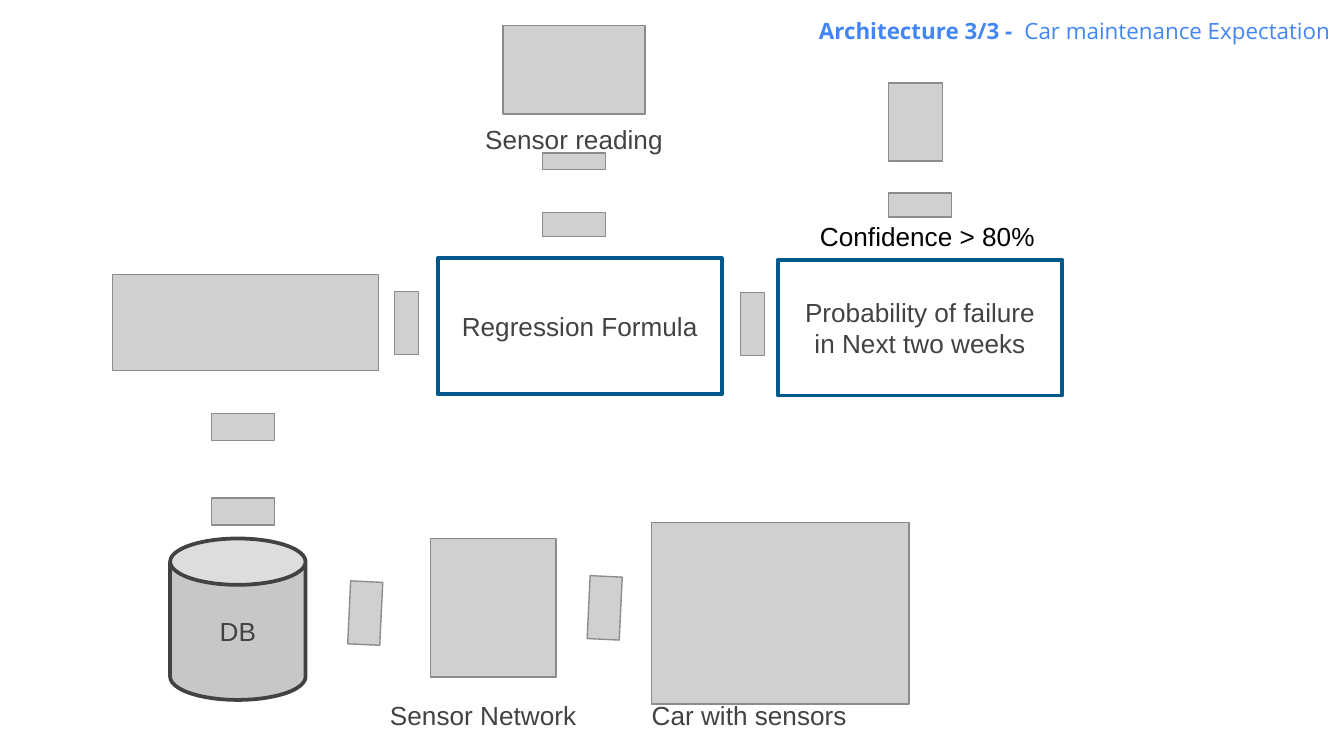
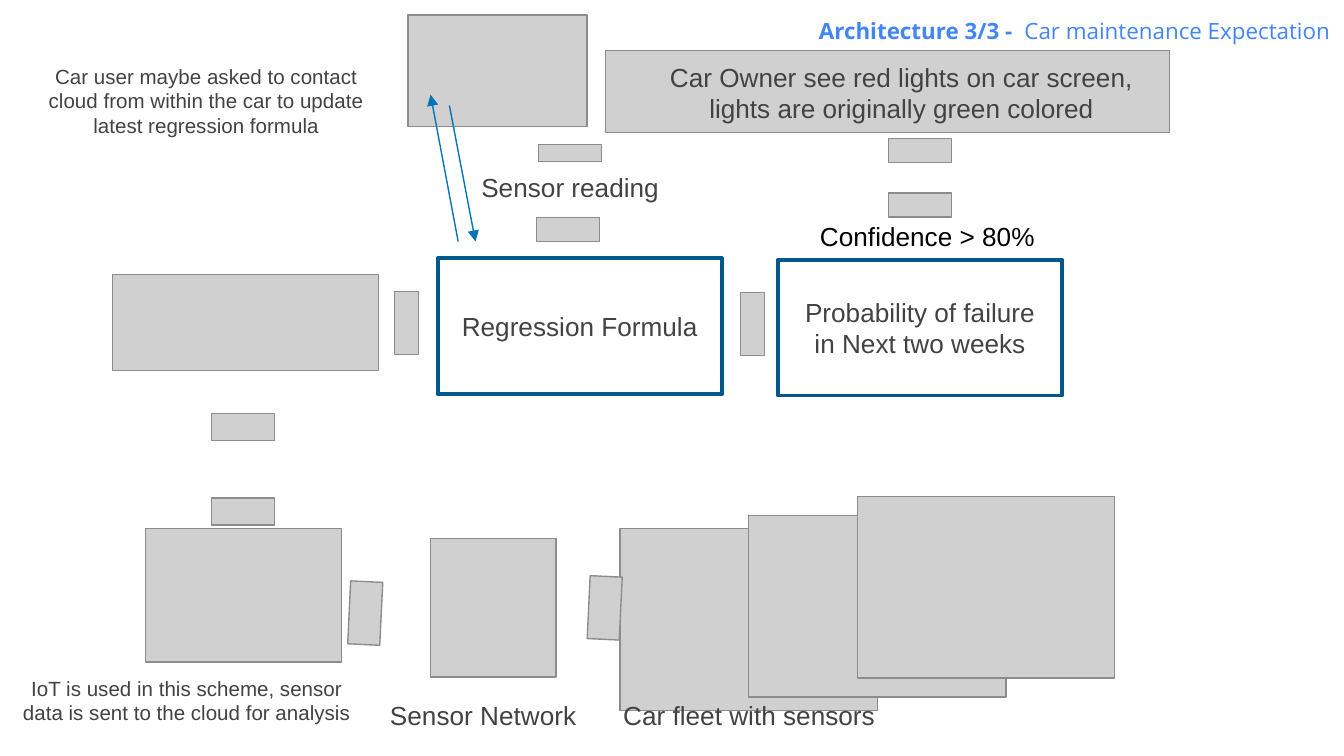
Before and after one commit to mohandesosama/Delivering-an-ML-AI-Strategy, a slide deck: slide 12 of 02_project-steps-aibl.pptx. Drawn at 1344x756 pixels with LibreOffice and Linux fonts; fonts in the diff are those of the drawing; grey boxes stand for pictures; background and template pictures are left out. Boxes give left, top, right and bottom in pixels: in the first picture for what was removed or moved away, otherwise in the second. Text is boxed around its words. In the diff, an @@ line names an element or a change of style, - is before the commit and + after.

```diff
--- a/02_project-steps-aibl.pptx
+++ b/02_project-steps-aibl.pptx
@@ picture: place and size @@
-picture at [503,26,645,114]
+picture at [409,15,587,126]
@@ picture added at [606,51,1169,133] @@
@@ text added at [49,69,363,138], 11 pt, text #424242 @@
+Car user maybe asked to contact cloud from within the car to update latest regression formula
@@ text added at [670,68,1133,124], 14 pt, text #424242 @@
+Car Owner see red lights on car screen, lights are originally green colored
@@ picture removed at [888,83,942,161] @@
@@ arrow added from (458, 242) to (430, 94), #0075BB 0.75 pt @@
@@ arrow added from (449, 105) to (476, 242), #0075BB 0.75 pt @@
@@ picture: place and size @@
-picture at [543,153,606,169]
+picture at [539,145,602,161]
@@ picture added at [888,138,952,163] @@
@@ text "Sensor reading": place and size @@
-text "Sensor reading" at [485,130,662,154]
+text "Sensor reading" at [481,178,658,203]
@@ picture: place and size @@
-picture at [543,212,606,237]
+picture at [536,218,599,242]
@@ picture added at [857,496,1114,677] @@
@@ picture added at [145,528,341,661] @@
@@ cylinder removed at [171,539,306,700] @@
-DB
@@ picture: place and size @@
-picture at [652,523,909,704]
+picture at [620,528,876,710]
@@ picture added at [749,516,1005,698] @@
@@ text added at [23,681,349,725], 11 pt, text #424242 @@
+IoT is used in this scheme, sensor data is sent to the cloud for analysis
@@ text at [623,704,875,731]: text changed @@
-Car with sensors
+Car fleet with sensors
```
Also in this commit, not shown: 3 other slides changed, 3 other files.
